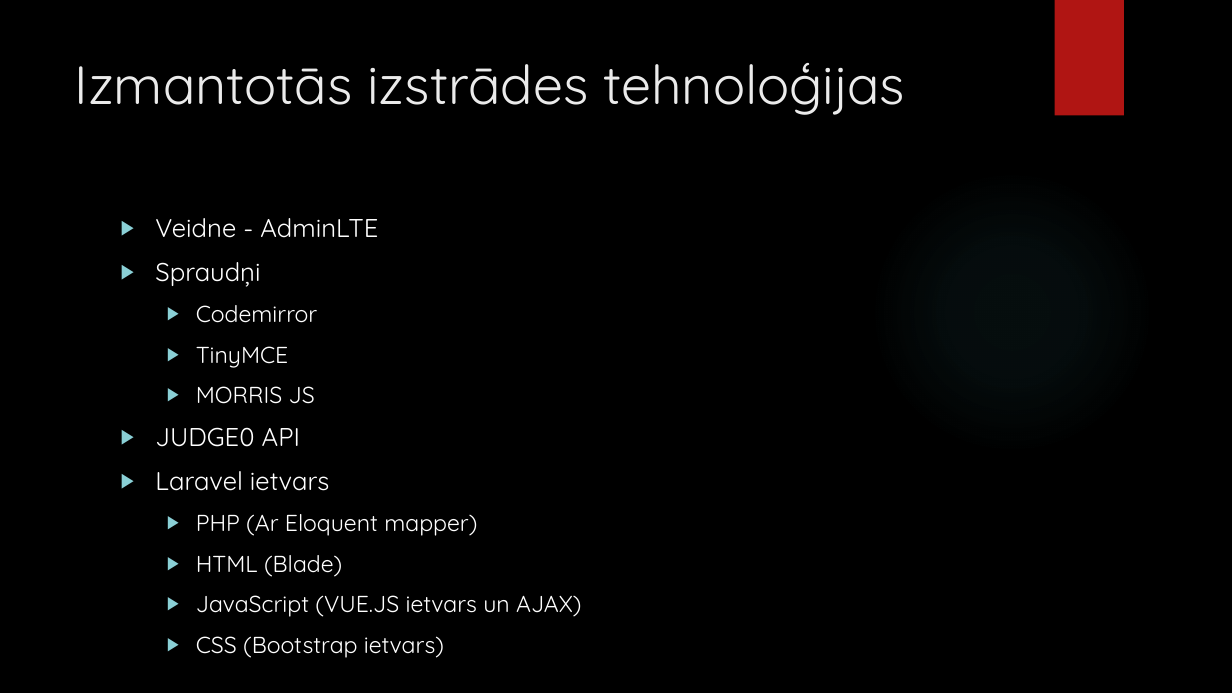
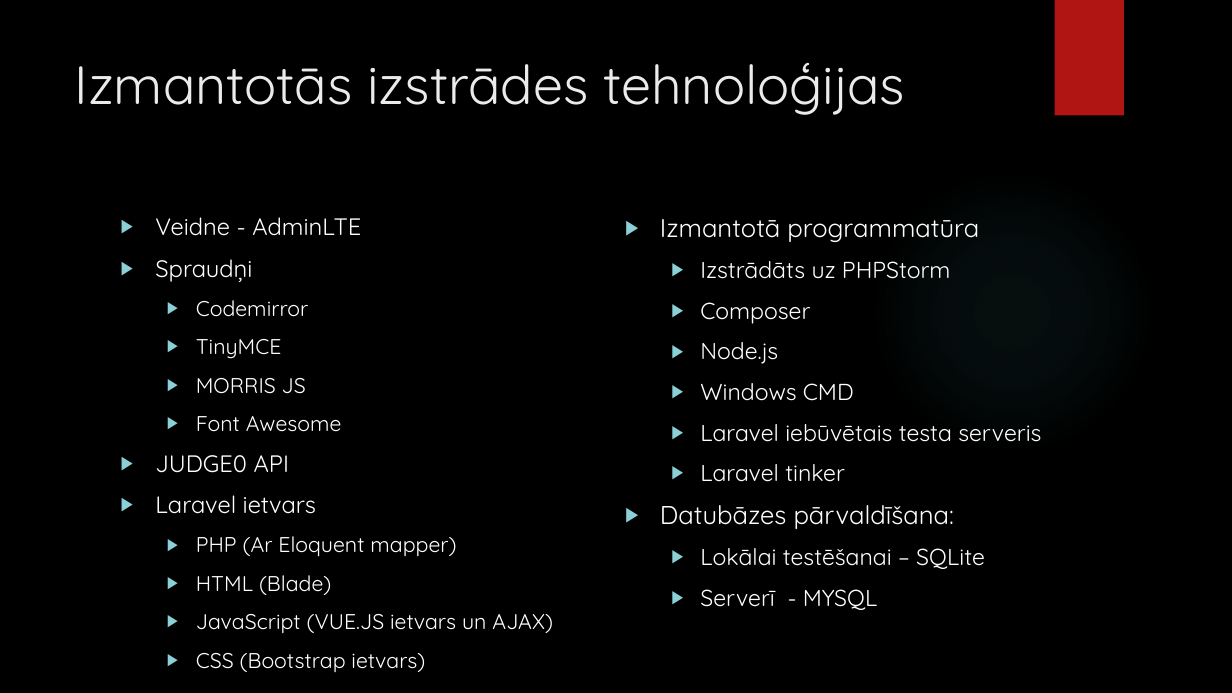
Before and after one commit to rvtprog-kval-21/D41-linardsLiepenieks-PPSMacibuSistema, a slide deck: slide 3 of Dokumentacija/Prezentacija.pptx. Drawn at 1232x693 pixels with LibreOffice and Linux fonts; fonts in the diff are those of the drawing; background and template pictures are left out. Boxes give left, top, right and bottom in pixels: in the first picture for what was removed or moved away, otherwise in the second. Text is boxed around its words. In the diff, an @@ line names an element or a change of style, - is before the commit and + after.

```diff
--- a/Dokumentacija/Prezentacija.pptx
+++ b/Dokumentacija/Prezentacija.pptx
@@ text at box(155, 217, 553, 672): size 20 to 18.5 pt in "Veidne - AdminLTE", "Spraudņi", "JUDGE0 API", "Laravel ietvars"; size 18 to 16.6 pt in "Codemirror", "TinyMCE", "MORRIS JS", "PHP (Ar Eloquent mapper)" and 3 more places @@
@@ text added at box(660, 219, 1041, 610), 18 pt, text #FFFFFF @@
+▶ Izmantotā programmatūra
+  ▶ Izstrādāts uz PHPStorm
+  ▶ Composer
+  ▶ Node.js
+  ▶ Windows CMD
+  ▶ Laravel iebūvētais testa serveris
+  ▶ Laravel tinker
+▶ Datubāzes pārvaldīšana:
+  ▶ Lokālai testēšanai – SQLite
+  ▶ Serverī - MYSQL
@@ text at box(196, 416, 342, 432): paragraph added @@
+  ▶ Font Awesome
```
Also in this commit, not shown: 1 other slide changed, 3 slides added, 1 other file.
